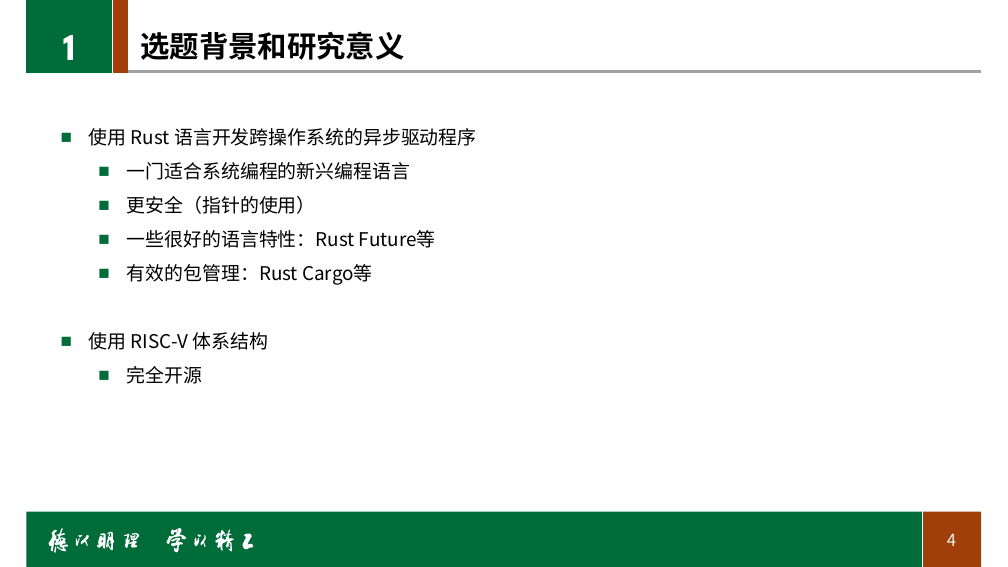
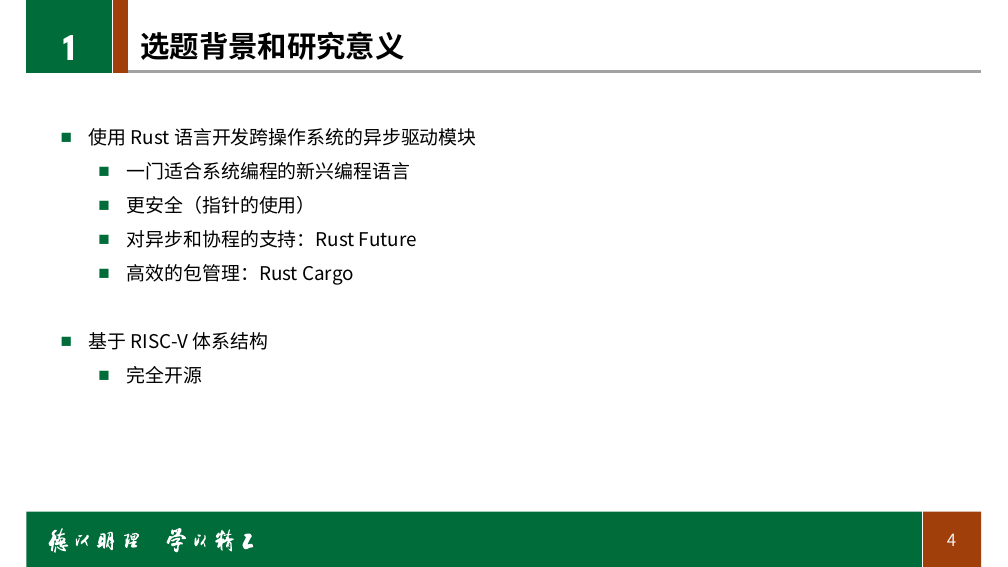
Before and after one commit to BITcyman/Rust-os-learning, a slide deck: slide 4 of report/毕业设计开题报告.pptx. Drawn at 1008x567 pixels with LibreOffice and Linux fonts; fonts in the diff are those of the drawing; background and template pictures are left out. Boxes give left, top, right and bottom in pixels: in the first picture for what was removed or moved away, otherwise in the second. Text is boxed around its words. In the diff, an @@ line names an element or a change of style, - is before the commit and + after.

```diff
--- a/report/毕业设计开题报告.pptx
+++ b/report/毕业设计开题报告.pptx
@@ text at (x1=89, y1=128, x2=476, y2=146): text changed @@
-■ 使用 Rust 语言开发跨操作系统的异步驱动程序
+■ 使用 Rust 语言开发跨操作系统的异步驱动模块
@@ text at (x1=89, y1=230, x2=417, y2=350): text changed @@
-  ■ 一些很好的语言特性：Rust Future等
-  ■ 有效的包管理：Rust Cargo等
-■ 使用 RISC-V 体系结构
+  ■ 对异步和协程的支持：Rust Future
+  ■ 高效的包管理：Rust Cargo
+■ 基于 RISC-V 体系结构
```
Also in this commit, not shown: 5 other slides changed, 1 slide added.
